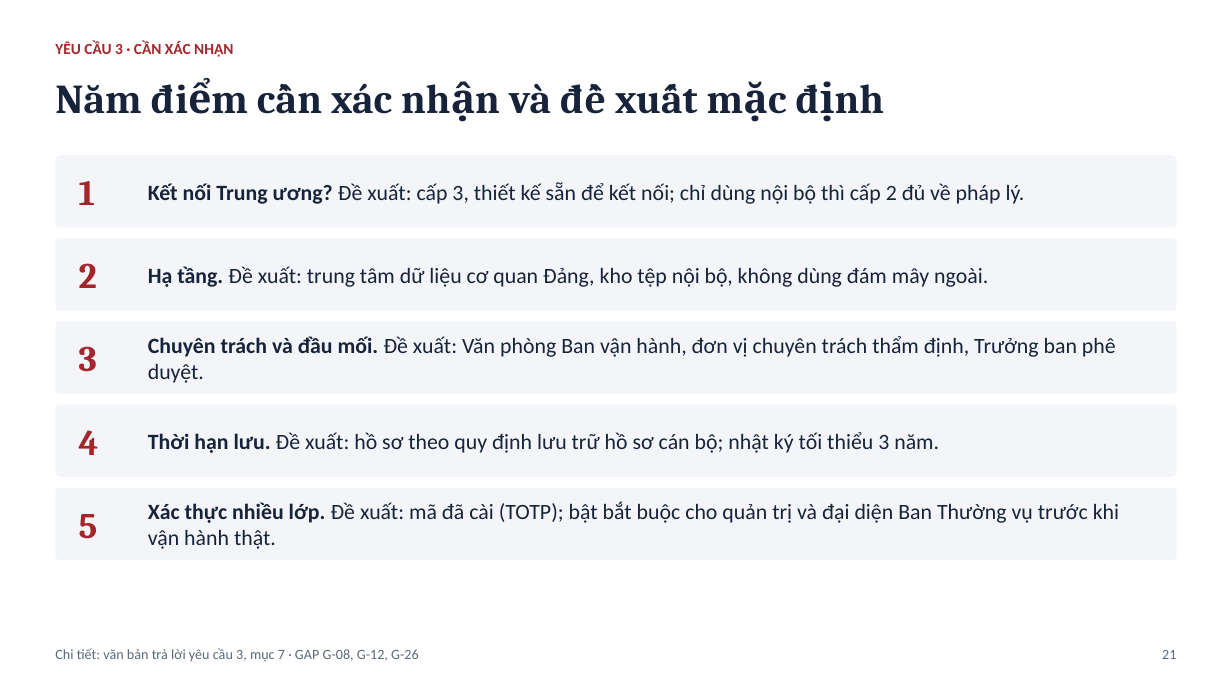
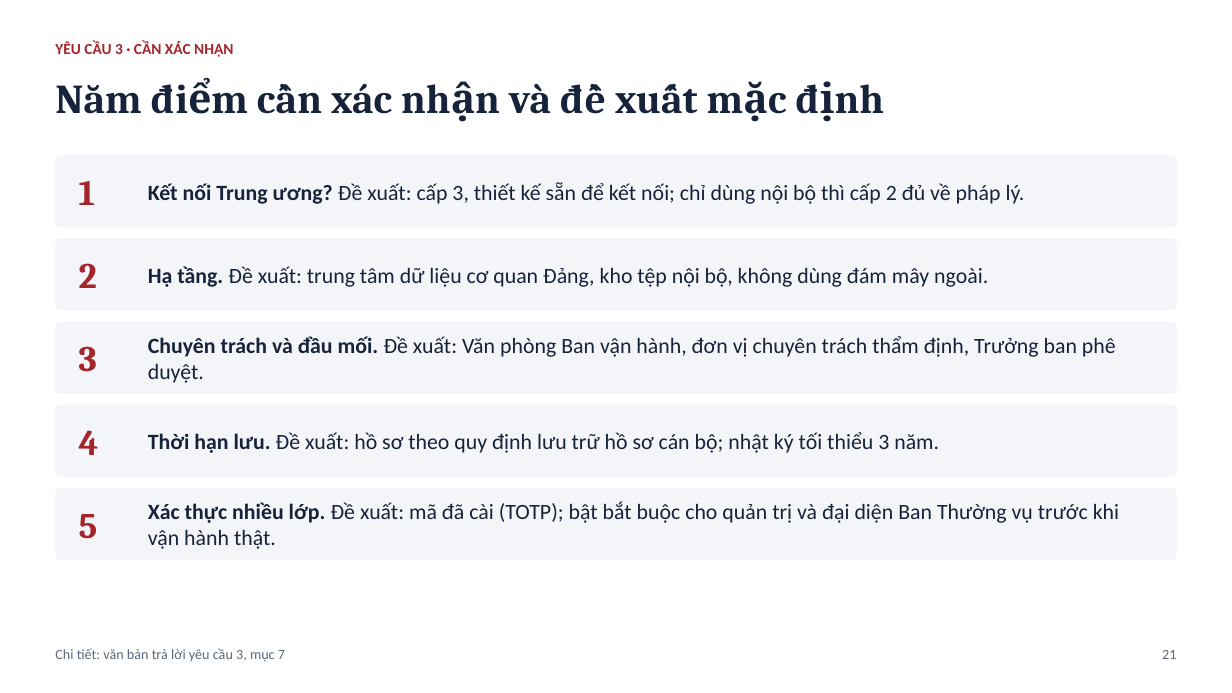
Before and after one commit to tuanhuu3264/btctu-apps, a slide deck: slide 21 of docs/tai_lieu_nop_bai/Slide-thuyet-trinh.pptx. Drawn at 1232x693 pixels with LibreOffice and Linux fonts; fonts in the diff are those of the drawing. Boxes give left, top, right and bottom in pixels: in the first picture for what was removed or moved away, otherwise in the second. Text is boxed around its words. In the diff, an @@ line names an element or a change of style, - is before the commit and + after.

```diff
--- a/docs/tai_lieu_nop_bai/Slide-thuyet-trinh.pptx
+++ b/docs/tai_lieu_nop_bai/Slide-thuyet-trinh.pptx
@@ text at (x1=55, y1=648, x2=285, y2=661): text changed @@
-Chi tiết: văn bản trả lời yêu cầu 3, mục 7 · GAP G-08, G-12, G-26
+Chi tiết: văn bản trả lời yêu cầu 3, mục 7
```
Also in this commit, not shown: 7 other slides changed, 19 other files.
